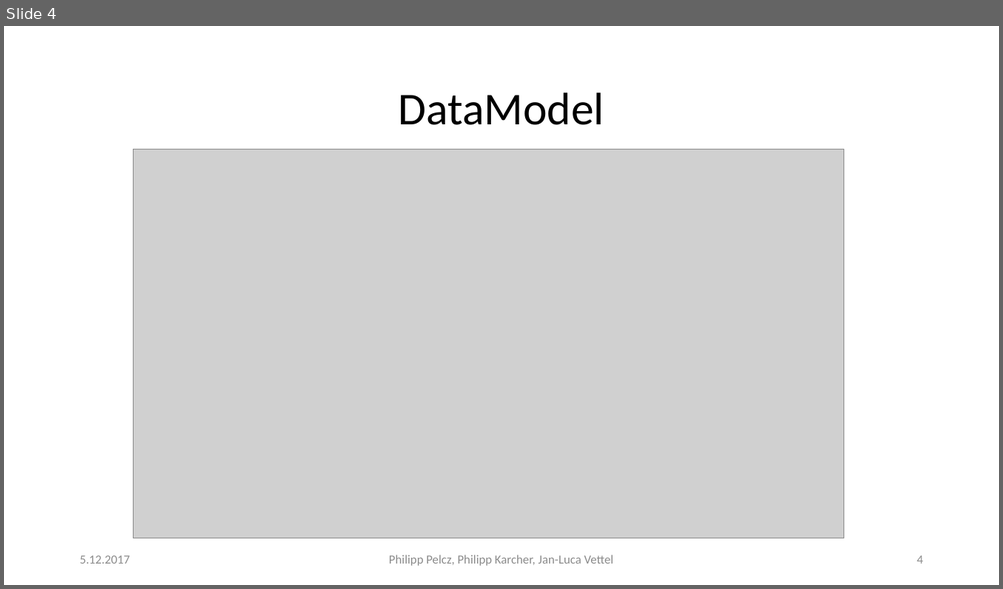
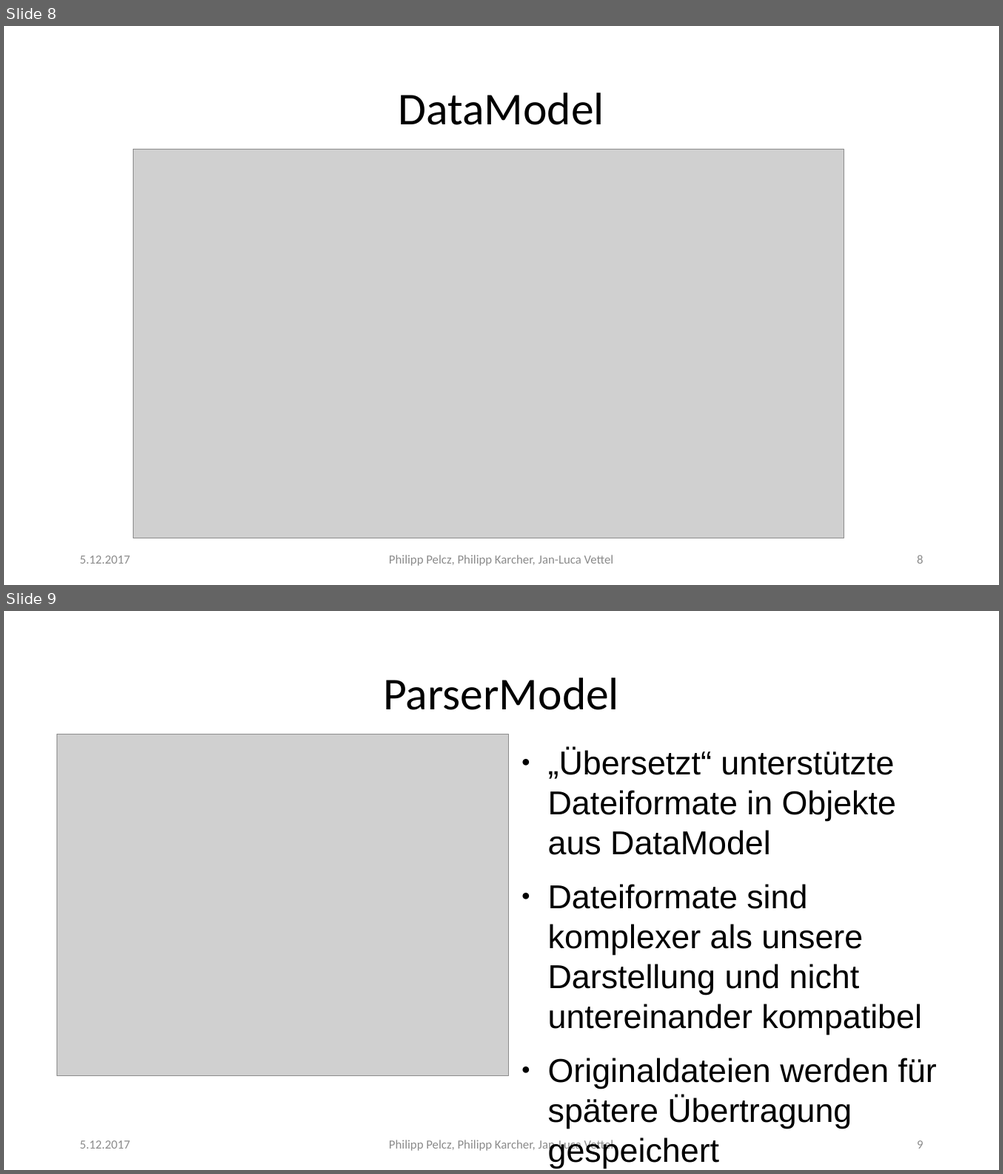
Before and after one commit to Pelcz97/Medox, a slide deck: Entwurf/1.Gruppentreffen.pptx. Shown one above the other, each under a label of ours: slide 4 before the commit, slides 8 and 9 after it. The pictures are 1003x589 and 1003x1174 pixels, drawn with LibreOffice and Linux fonts; fonts in the diff are those of the drawing; grey boxes stand for pictures. Boxes give left, top, right and bottom in pixels: in the first picture for what was removed or moved away, otherwise in the second. Text is boxed around its words. In the diff, an @@ line names an element or a change of style, - is before the commit and + after.

```diff
--- a/Entwurf/1.Gruppentreffen.pptx
+++ b/Entwurf/1.Gruppentreffen.pptx
@@ slide 9 added at [4, 611, 999, 1170], background #FFFFFF @@
@@ text added at [383, 678, 619, 710], 44 pt, text #000000 @@
+ParserModel
@@ picture added at [57, 734, 509, 1076] @@
@@ text added at [548, 749, 936, 1169], 32 pt, text #000000 @@
+● „Übersetzt“ unterstützte Dateiformate in Objekte aus DataModel
+● Dateiformate sind komplexer als unsere Darstellung und nicht untereinander kompatibel
+● Originaldateien werden für spätere Übertragung gespeichert
@@ text added at [79, 1141, 130, 1149], 12 pt, text #8B8B8B @@
+5.12.2017
@@ text added at [389, 1140, 614, 1153], 12 pt, text #8B8B8B @@
+Philipp Pelcz, Philipp Karcher, Jan-Luca Vettel
@@ page number added at [916, 1141, 922, 1149], 12 pt, text #8B8B8B @@
+9
@@ what was slide 4 is now slide 8 @@
@@ page number at [916, 555, 922, 564]: text changed @@
-4
+8
```
Also in this commit, not shown: 3 slides changed, 5 other slides added, 1 other file.
